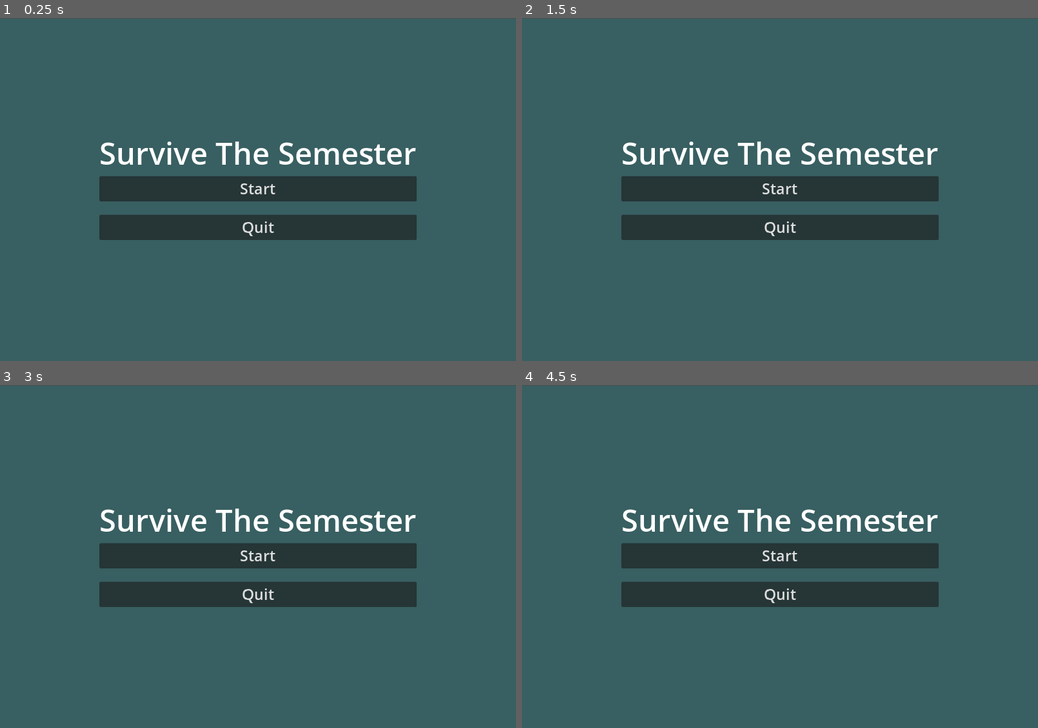
Above: before the commit, frames 1-4 (two rows, left to right).
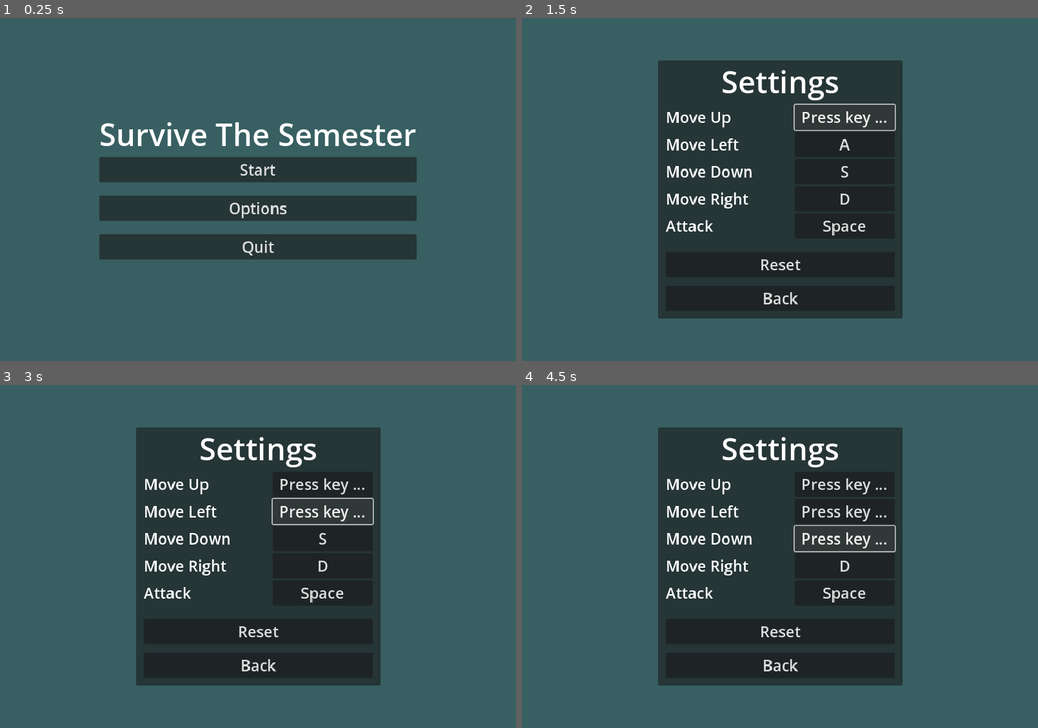
Above: after the commit, the same moments.

Repository: LimZiJia/SurviveTheSemester
Game: Godot game, scene res://gui/start_screen.tscn
Two runs of this game, one before a commit and one after it. Both use one fixed random seed, a clock stepped at 60 frames per second and the inputs below.
Inputs (mouse positions are in pixels of both pictures, inside the frame that each line leads up to):
- Up to frame 1 (0.25 s): no input
- Up to frame 2 (1.5 s): click (780, 206) at 0.5 s, where only the run after the commit has a clickable "Options"; click (841, 117) at 1.25 s, where only the run after the commit has a clickable "W"
- Up to frame 3 (3 s): click (319, 484) at 2 s, where only the run after the commit has a clickable "Press key ..."; click (319, 511) at 2.75 s, where only the run after the commit has a clickable "A"
- Up to frame 4 (4.5 s): click (841, 511) at 3.5 s, where only the run after the commit has a clickable "Press key ..."; click (841, 539) at 4.25 s, where only the run after the commit has a clickable "S"

The runs differ from the first frame. In frame 1, 16% of the frame differs, in the area x 19-81%, y 30-71%; in frame 2, 32%; in frame 3, 32%; in frame 4, 32%, in the area x 19-81%, y 12-88%.

Commit message:
Created settings menu
Created settings menu where keys can be remapped. If the key is already used for another action, the key remains unchanged.

Diff:
--- /dev/null
+++ b/gui/settings_menu.gd
@@ -0,0 +1,71 @@
+extends Control
+
+@onready var grid = $CenterContainer/PanelContainer/MarginContainer/VBoxContainer/GridContainer
+@onready var reset_button = $CenterContainer/PanelContainer/MarginContainer/VBoxContainer/ResetButton
+@onready var back_button = $CenterContainer/PanelContainer/MarginContainer/VBoxContainer/BackButton
+
+var target: Button = null
+var actions = [
+	"move_up", "move_left", "move_down", "move_right", "attack"
+]
+var events := {}
+
+func _ready() -> void:
+	back_button.pressed.connect(go_to_main)
+	reset_button.pressed.connect(reset)
+
+	for action in actions:
+		var label = Label.new()
+		label.text = " ".join(action.split("_")).capitalize()
+		label.set("size_flags_horizontal", 3)
+		grid.add_child(label)
+
+		var button = Button.new()
+		var event := InputMap.action_get_events(action)[0]
+		label.add_theme_font_size_override("font_size", 32)
+		button.text = OS.get_keycode_string(event.physical_keycode)
+		button.add_theme_font_size_override("font_size", 32)
+		button.set("custom_minimum_size", Vector2(210.0, 0.0))
+		grid.add_child(button)
+
+		button.pressed.connect(_on_button_pressed.bind(button))
+		events[button.to_string()] = action
+
+
+func go_to_main() -> void:
+	SceneChanger.change_scene("res://gui/start_screen.tscn")
+
+
+func reset() -> void:
+	InputMap.load_from_project_settings()
+	SceneChanger.reload_scene()
+
+func _on_button_pressed(button: Button) -> void:
+	button.text = "Press key ..."
+	target = button
+
+func _input(event: InputEvent) -> void:
+	if not event is InputEventKey or not event.pressed or \
+		target == null:
+		return
+
+	var action = events[target.to_string()]
+
+	if key_already_used(event):
+		var old_event := InputMap.action_get_events(action)[0]
+		target.text = OS.get_keycode_string(old_event.physical_keycode)
+		return
+
+	target.text = OS.get_keycode_string(event.key_label)
+	target = null
+
+	InputMap.action_erase_events(action)
+	InputMap.action_add_event(action, event)
+
+
+func key_already_used(event: InputEvent) -> bool:
+	for action in actions:
+		var action_event = InputMap.action_get_events(action)[0]
+		if event.key_label == action_event.physical_keycode:
+			return true
+	return false
--- /dev/null
+++ b/gui/settings_menu.tscn
@@ -0,0 +1,70 @@
+[gd_scene load_steps=2 format=3 uid="uid://bxvlvfy1cvxjo"]
+
+[ext_resource type="Script" path="res://gui/settings_menu.gd" id="1_n01ln"]
+
+[node name="SettingsMenu" type="Control"]
+layout_mode = 3
+anchors_preset = 15
+anchor_right = 1.0
+anchor_bottom = 1.0
+grow_horizontal = 2
+grow_vertical = 2
+script = ExtResource("1_n01ln")
+
+[node name="Background" type="ColorRect" parent="."]
+layout_mode = 1
+anchors_preset = 15
+anchor_right = 1.0
+anchor_bottom = 1.0
+grow_horizontal = 2
+grow_vertical = 2
+color = Color(0.219608, 0.372549, 0.380392, 1)
+
+[node name="CenterContainer" type="CenterContainer" parent="."]
+layout_mode = 1
+anchors_preset = 15
+anchor_right = 1.0
+anchor_bottom = 1.0
+grow_horizontal = 2
+grow_vertical = 2
+
+[node name="PanelContainer" type="PanelContainer" parent="CenterContainer"]
+custom_minimum_size = Vector2(512, 256)
+layout_mode = 2
+
+[node name="MarginContainer" type="MarginContainer" parent="CenterContainer/PanelContainer"]
+layout_mode = 2
+theme_override_constants/margin_left = 16
+theme_override_constants/margin_right = 16
+theme_override_constants/margin_bottom = 16
+
+[node name="VBoxContainer" type="VBoxContainer" parent="CenterContainer/PanelContainer/MarginContainer"]
+layout_mode = 2
+
+[node name="Label" type="Label" parent="CenterContainer/PanelContainer/MarginContainer/VBoxContainer"]
+layout_mode = 2
+theme_override_font_sizes/font_size = 64
+text = "Settings"
+horizontal_alignment = 1
+
+[node name="GridContainer" type="GridContainer" parent="CenterContainer/PanelContainer/MarginContainer/VBoxContainer"]
+layout_mode = 2
+columns = 2
+
+[node name="VBoxContainer" type="VBoxContainer" parent="CenterContainer/PanelContainer/MarginContainer/VBoxContainer"]
+custom_minimum_size = Vector2(0, 20)
+layout_mode = 2
+
+[node name="ResetButton" type="Button" parent="CenterContainer/PanelContainer/MarginContainer/VBoxContainer"]
+layout_mode = 2
+theme_override_font_sizes/font_size = 32
+text = "Reset"
+
+[node name="VBoxContainer2" type="VBoxContainer" parent="CenterContainer/PanelContainer/MarginContainer/VBoxContainer"]
+custom_minimum_size = Vector2(0, 10)
+layout_mode = 2
+
+[node name="BackButton" type="Button" parent="CenterContainer/PanelContainer/MarginContainer/VBoxContainer"]
+layout_mode = 2
+theme_override_font_sizes/font_size = 32
+text = "Back"
--- a/gui/start_screen.gd
+++ b/gui/start_screen.gd
@@ -2,13 +2,20 @@
 
 @onready var start_button := \
 	$CenterContainer/MarginContainer/VBoxContainer/StartButton
+@onready var options_button := \
+	$CenterContainer/MarginContainer/VBoxContainer/OptionsButton
 @onready var quit_button := \
 	$CenterContainer/MarginContainer/VBoxContainer/QuitButton
 
 func _ready() -> void:
 	start_button.pressed.connect(start)
+	options_button.pressed.connect(options)
 	quit_button.pressed.connect(get_tree().quit)
 
 
 func start() -> void:
 	Events.game_started.emit()
+
+
+func options() -> void:
+	SceneChanger.change_scene("res://gui/settings_menu.tscn")
--- a/gui/start_screen.tscn
+++ b/gui/start_screen.tscn
@@ -57,6 +57,17 @@
 layout_mode = 2
 size_flags_vertical = 3
 
+[node name="OptionsButton" type="Button" parent="CenterContainer/MarginContainer/VBoxContainer"]
+layout_mode = 2
+theme_override_font_sizes/font_size = 32
+text = "Options"
+script = ExtResource("1_ml0j7")
+
+[node name="VBoxContainer2" type="VBoxContainer" parent="CenterContainer/MarginContainer/VBoxContainer"]
+custom_minimum_size = Vector2(0, 20)
+layout_mode = 2
+size_flags_vertical = 3
+
 [node name="QuitButton" type="Button" parent="CenterContainer/MarginContainer/VBoxContainer"]
 layout_mode = 2
 theme_override_font_sizes/font_size = 32
--- a/project.godot
+++ b/project.godot
@@ -33,6 +33,12 @@
 
 [input]
 
+ui_accept={
+"deadzone": 0.5,
+"events": [Object(InputEventKey,"resource_local_to_scene":false,"resource_name":"","device":0,"window_id":0,"alt_pressed":false,"shift_pressed":false,"ctrl_pressed":false,"meta_pressed":false,"pressed":false,"keycode":4194309,"physical_keycode":0,"key_label":0,"unicode":4194309,"echo":false,"script":null)
+, Object(InputEventKey,"resource_local_to_scene":false,"resource_name":"","device":0,"window_id":0,"alt_pressed":false,"shift_pressed":false,"ctrl_pressed":false,"meta_pressed":false,"pressed":false,"keycode":4194310,"physical_keycode":0,"key_label":0,"unicode":4194310,"echo":false,"script":null)
+]
+}
 move_up={
 "deadzone": 0.5,
 "events": [Object(InputEventKey,"resource_local_to_scene":false,"resource_name":"","device":-1,"window_id":0,"alt_pressed":false,"shift_pressed":false,"ctrl_pressed":false,"meta_pressed":false,"pressed":false,"keycode":0,"physical_keycode":87,"key_label":0,"unicode":119,"echo":false,"script":null)
